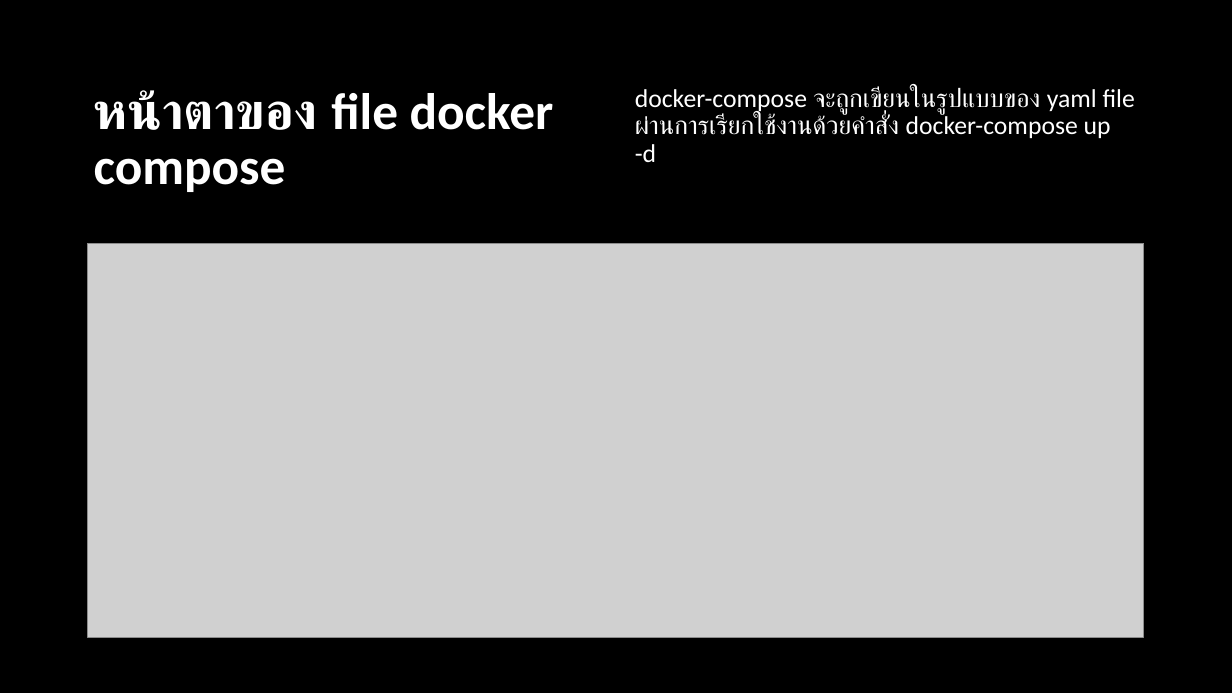
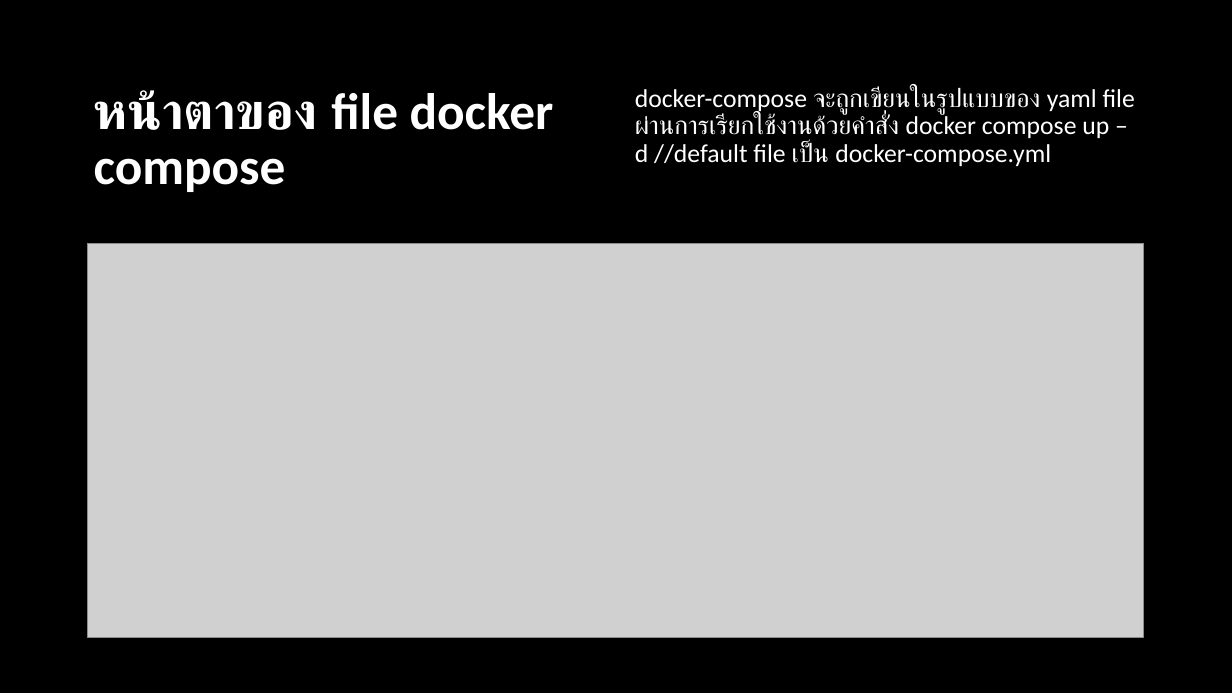
Before and after one commit to BobSarayuth/go-docker-101, a slide deck: slide 16 of Docker 101.pptx. Drawn at 1232x693 pixels with LibreOffice and Linux fonts; fonts in the diff are those of the drawing; grey boxes stand for pictures. Boxes give left, top, right and bottom in pixels: in the first picture for what was removed or moved away, otherwise in the second. Text is boxed around its words. In the diff, an @@ line names an element or a change of style, - is before the commit and + after.

```diff
--- a/Docker 101.pptx
+++ b/Docker 101.pptx
@@ text at [635,87,1135,166]: text changed @@
-docker-compose จะถูกเขียนในรูปแบบของ yaml file ผ่านการเรียกใช้งานด้วยคำสั่ง docker-compose up -d
+docker-compose จะถูกเขียนในรูปแบบของ yaml file ผ่านการเรียกใช้งานด้วยคำสั่ง docker compose up –d //default file เป็น docker-compose.yml
```
